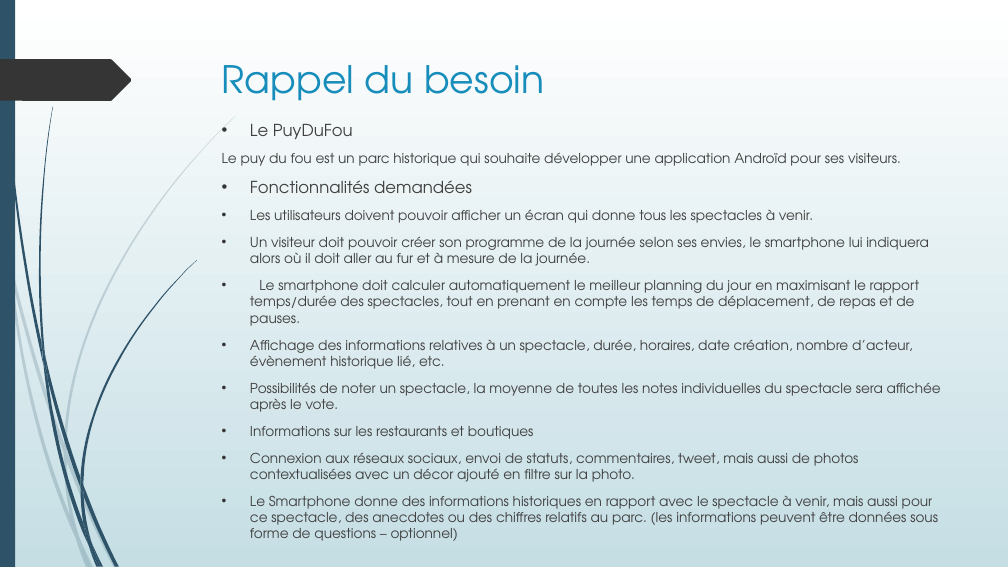
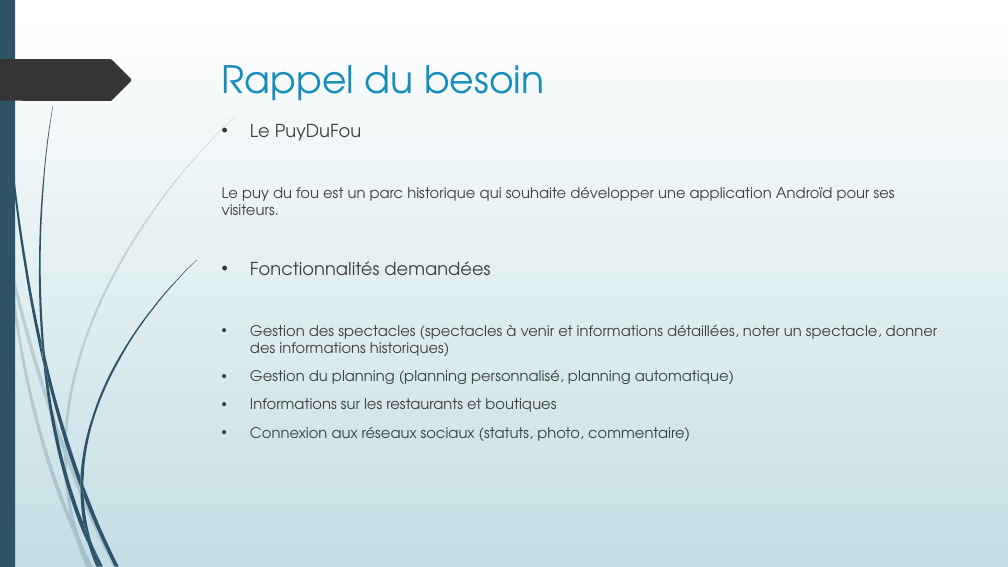
Before and after one commit to Ancalimeras/PuyDuFou, a slide deck: slide 4 of PPT JEE ANDROID.pptx. Drawn at 1008x567 pixels with LibreOffice and Linux fonts; fonts in the diff are those of the drawing. Boxes give left, top, right and bottom in pixels: in the first picture for what was removed or moved away, otherwise in the second. Text is boxed around its words. In the diff, an @@ line names an element or a change of style, - is before the commit and + after.

Commit message:
ppt

```diff
--- a/PPT JEE ANDROID.pptx
+++ b/PPT JEE ANDROID.pptx
@@ text at <box>222,124,895,412</box>: size 15.7 to 17 pt in "Le PuyDuFou", "Fonctionnalités demandées"; size 12.9 to 14 pt in "Le puy du fou est un parc ...", "Informations sur les restaurants et boutiques" @@
@@ text at <box>250,325,938,384</box>: text changed; size 12.9 to 14 pt @@
-• Les utilisateurs doivent pouvoir afficher un écran qui donne tous les spectacles à venir.
-• Un visiteur doit pouvoir créer son programme de la journée selon ses envies, le smartphone lui indiquera alors où il doit aller au fur et à mesure de la journée.
-• Le smartphone doit calculer automatiquement le meilleur planning du jour en maximisant le rapport temps/durée des spectacles, tout en prenant en compte les temps de déplacement, de repas et de pauses.
-• Affichage des informations relatives à un spectacle, durée, horaires, date création, nombre d’acteur, évènement historique lié, etc.
-• Possibilités de noter un spectacle, la moyenne de toutes les notes individuelles du spectacle sera affichée après le vote.
+• Gestion des spectacles (spectacles à venir et informations détaillées, noter un spectacle, donner des informations historiques)
+• Gestion du planning (planning personnalisé, planning automatique)
@@ text at <box>250,427,690,441</box>: text changed; size 12.9 to 14 pt @@
-• Connexion aux réseaux sociaux, envoi de statuts, commentaires, tweet, mais aussi de photos contextualisées avec un décor ajouté en filtre sur la photo.
-• Le Smartphone donne des informations historiques en rapport avec le spectacle à venir, mais aussi pour ce spectacle, des anecdotes ou des chiffres relatifs au parc. (les informations peuvent être données sous forme de questions – optionnel)
+• Connexion aux réseaux sociaux (statuts, photo, commentaire)
```
Also in this commit, not shown: 4 other slides changed, 3 slides added, 1 slide removed.
